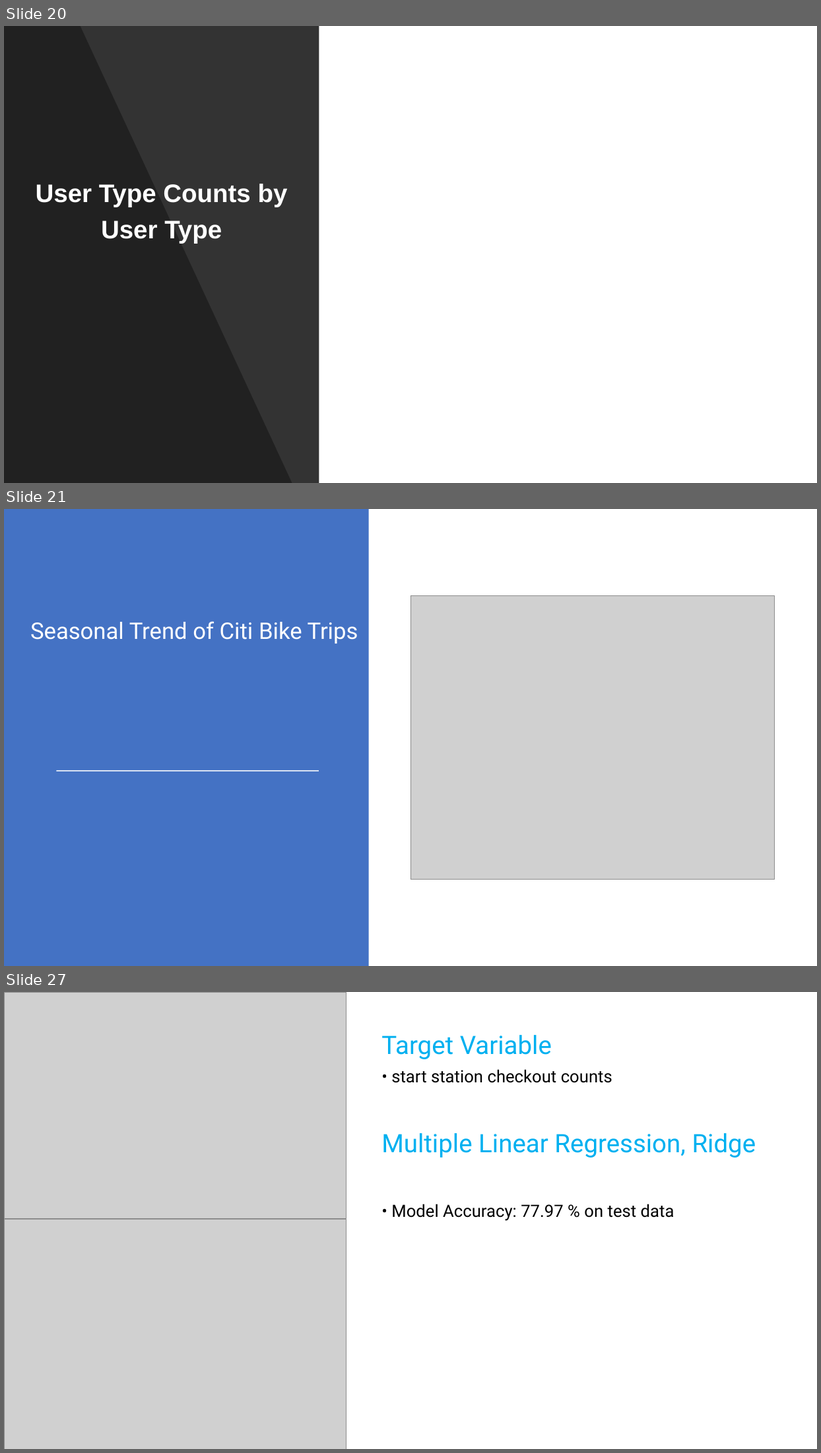
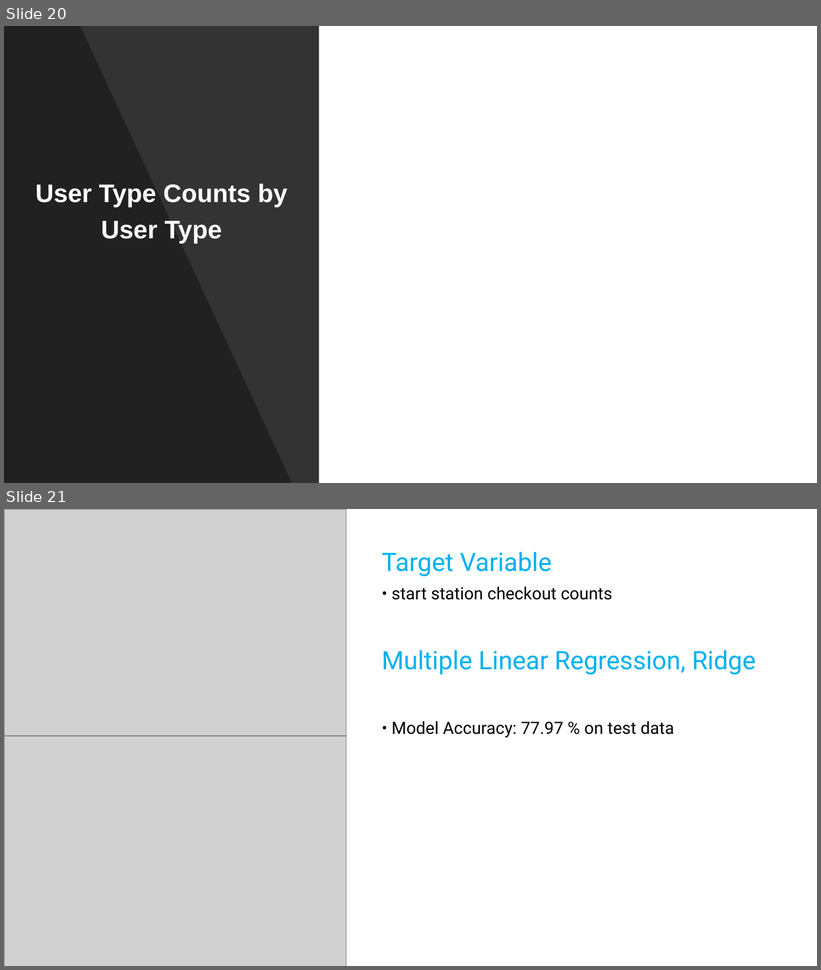
Before and after one commit to kkrlee/CitiBike-Capstone, a slide deck: Citi Bike.pptx. Shown one above the other, each under a label of ours: slides 20, 21 and 27 before the commit, slides 20 and 21 after it; the slides between them are not shown. The pictures are 821x1453 and 821x970 pixels, drawn with LibreOffice and Linux fonts; fonts in the diff are those of the drawing; grey boxes stand for pictures. Boxes give left, top, right and bottom in pixels: in the first picture for what was removed or moved away, otherwise in the second. Text is boxed around its words. In the diff, an @@ line names an element or a change of style, - is before the commit and + after.

```diff
--- a/Citi Bike.pptx
+++ b/Citi Bike.pptx
@@ slide 21 removed at [4, 509, 817, 966], background #FFFFFF @@
@@ rectangle removed at [4, 509, 369, 966] @@
@@ picture removed at [411, 595, 775, 880] @@
@@ subtitle removed at [30, 621, 358, 644] @@
-Seasonal Trend of Citi Bike Trips
@@ line removed from (56, 771) to (319, 771) @@
@@ what was slide 27 is now slide 21 @@
```
Also in this commit, not shown: 5 slides changed, 3 slides added, 9 other slides removed, 1 other file.
